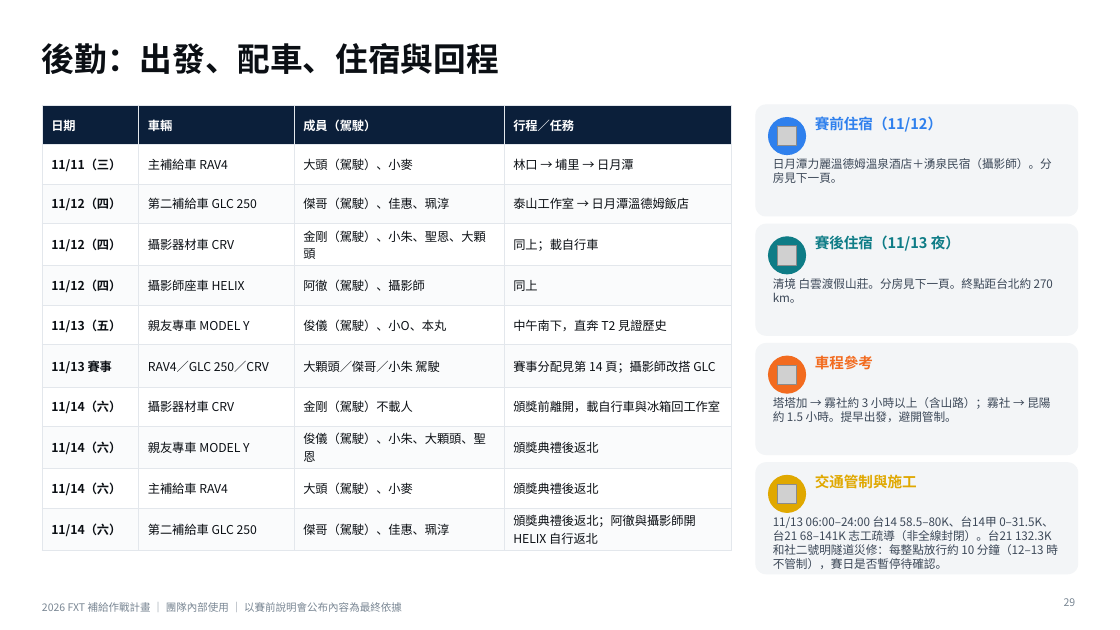
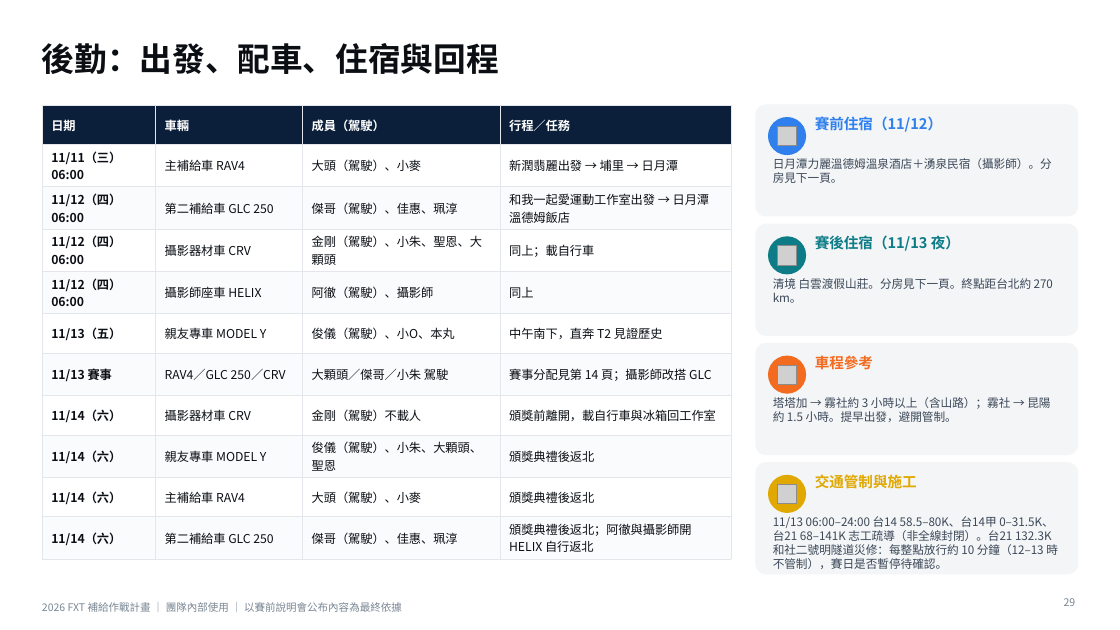
Before and after one commit to powermovebboy-sys/Race-site, a slide deck: slide 29 of deck/2026_FXT_補給作戰計畫.pptx. Drawn at 1120x630 pixels with LibreOffice and Linux fonts; fonts in the diff are those of the drawing; grey boxes stand for pictures. Boxes give left, top, right and bottom in pixels: in the first picture for what was removed or moved away, otherwise in the second. Text is boxed around its words. In the diff, an @@ line names an element or a change of style, - is before the commit and + after.

```diff
--- a/deck/2026_FXT_補給作戰計畫.pptx
+++ b/deck/2026_FXT_補給作戰計畫.pptx
@@ table at [42,105,731,556] @@
-row 2, column 1: 11/11（三）
+row 2, column 1: 11/11（三）06:00
-row 2, column 4: 林口 → 埔里 → 日月潭
+row 2, column 4: 新潤翡麗出發 → 埔里 → 日月潭
-row 3, column 1: 11/12（四）
+row 3, column 1: 11/12（四）06:00
-row 3, column 4: 泰山工作室 → 日月潭溫德姆飯店
+row 3, column 4: 和我一起愛運動工作室出發 → 日月潭溫德姆飯店
-row 4, column 1: 11/12（四）
+row 4, column 1: 11/12（四）06:00
-row 5, column 1: 11/12（四）
+row 5, column 1: 11/12（四）06:00
```
Also in this commit, not shown: 2 other files.
